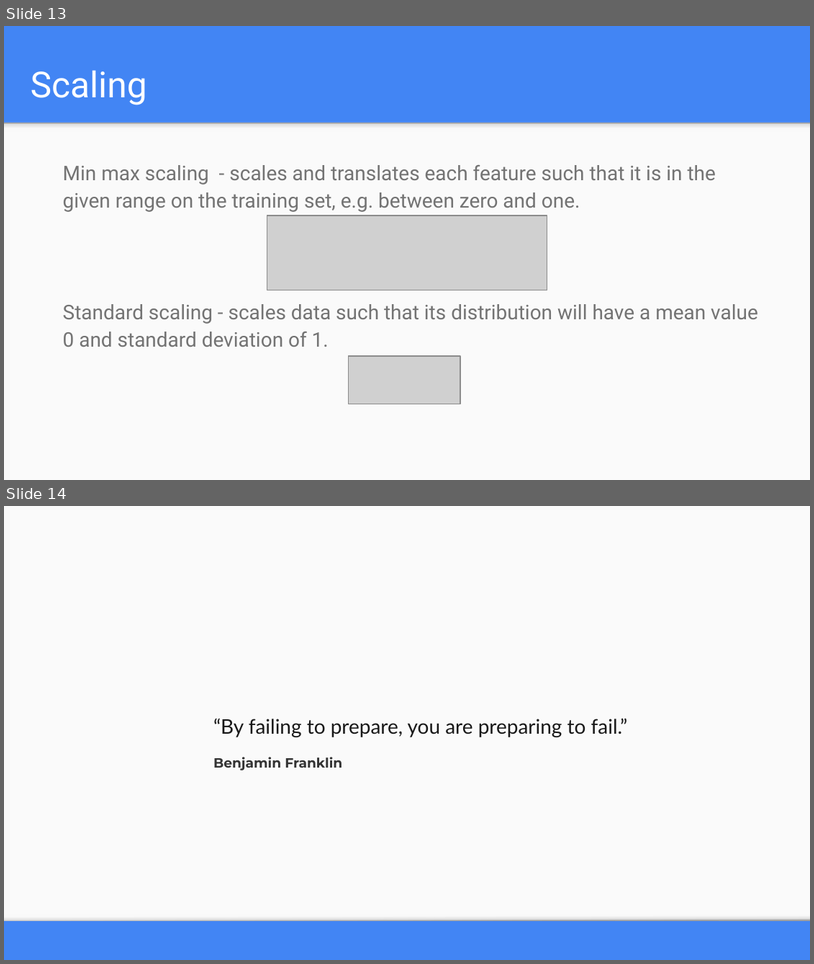
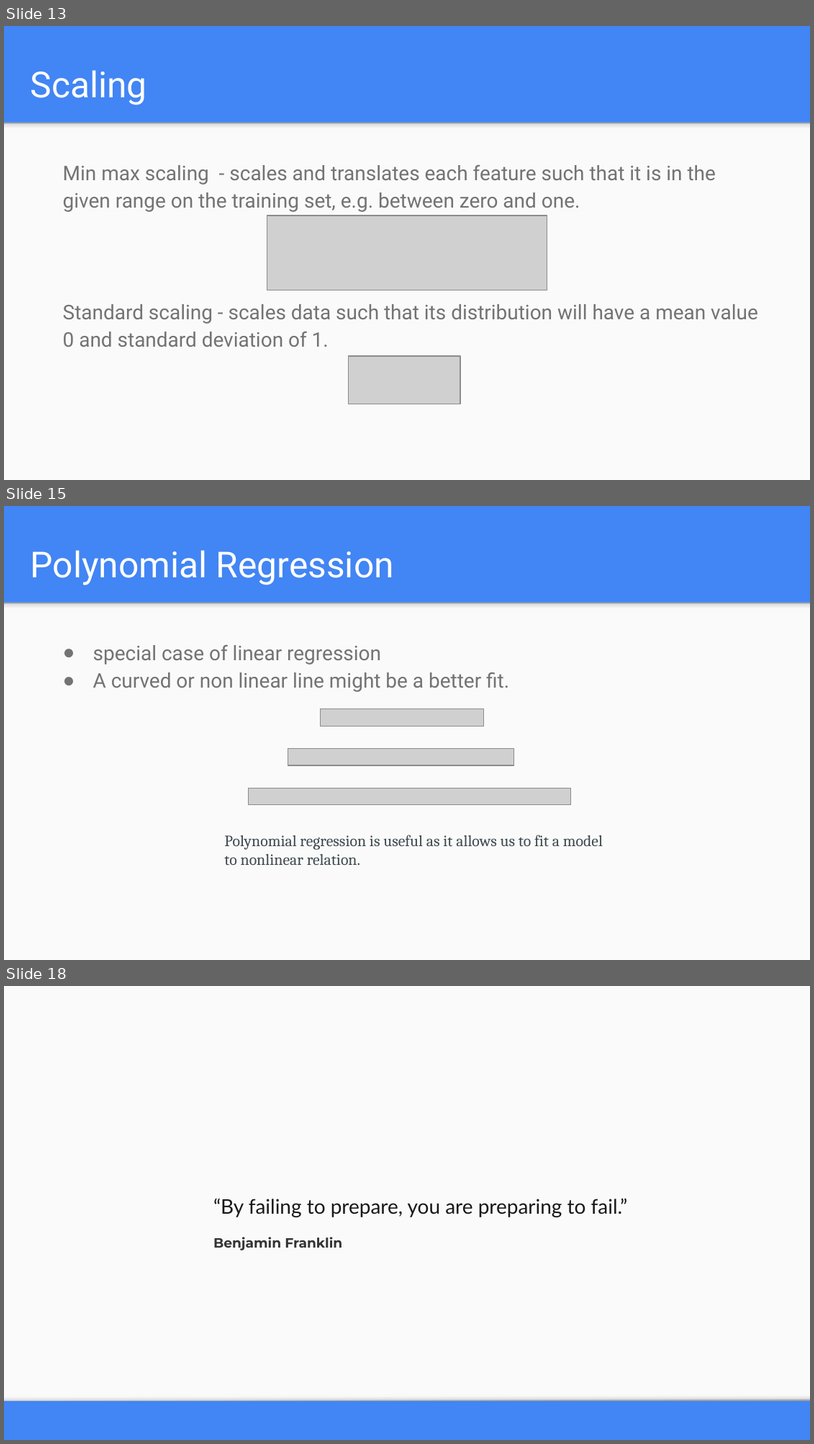
Before and after one commit to yantraguru/ml_course_2019, a slide deck: week 03/Week 03_Preprocessing.pptx. Shown one above the other, each under a label of ours: slides 13 and 14 before the commit, slides 13, 15 and 18 after it; the slides between them are not shown. The pictures are 814x964 and 814x1444 pixels, drawn with LibreOffice and Linux fonts; fonts in the diff are those of the drawing; grey boxes stand for pictures. Boxes give left, top, right and bottom in pixels: in the first picture for what was removed or moved away, otherwise in the second. Text is boxed around its words. In the diff, an @@ line names an element or a change of style, - is before the commit and + after.

```diff
--- a/week 03/Week 03_Preprocessing.pptx
+++ b/week 03/Week 03_Preprocessing.pptx
@@ slide 15 added at bbox=[4, 506, 810, 960], background #4285F4; not listed: 2 template elements that a slide beside it also shows @@
@@ title added at bbox=[31, 550, 394, 585], 32 pt, text #FFFFFF @@
+Polynomial Regression
@@ text added at bbox=[93, 645, 509, 692], 18 pt, text #737373 @@
+● special case of linear regression
+● A curved or non linear line might be a better fit.
@@ picture added at bbox=[320, 709, 484, 726] @@
@@ picture added at bbox=[288, 749, 514, 766] @@
@@ picture added at bbox=[248, 788, 571, 806] @@
@@ text added at bbox=[224, 834, 603, 865], 14 pt, text #3C484E @@
+Polynomial regression is useful as it allows us to fit a model to nonlinear relation.
@@ what was slide 14 is now slide 18 @@
```
Also in this commit, not shown: 1 slide changed, 3 other slides added, 7 other files.
